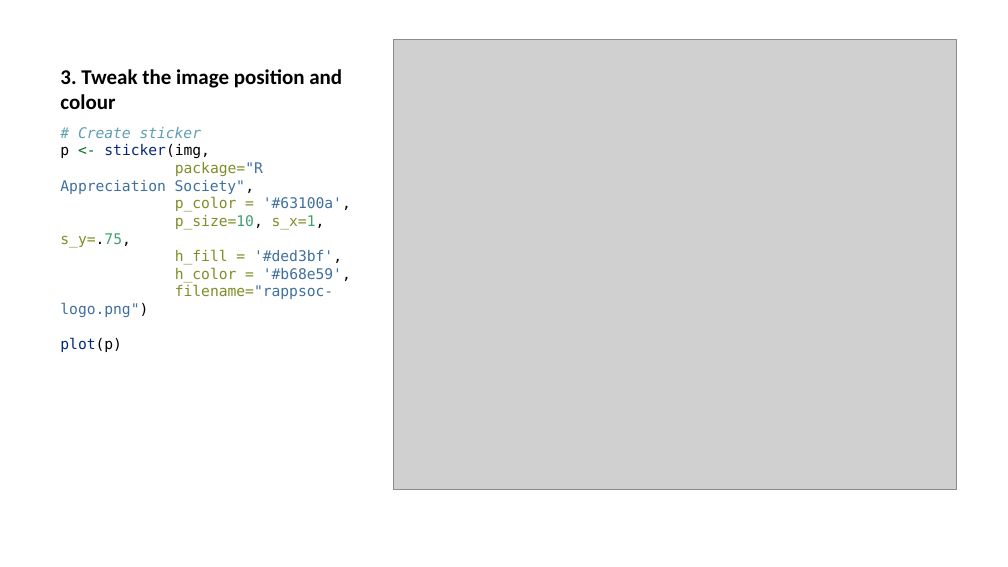
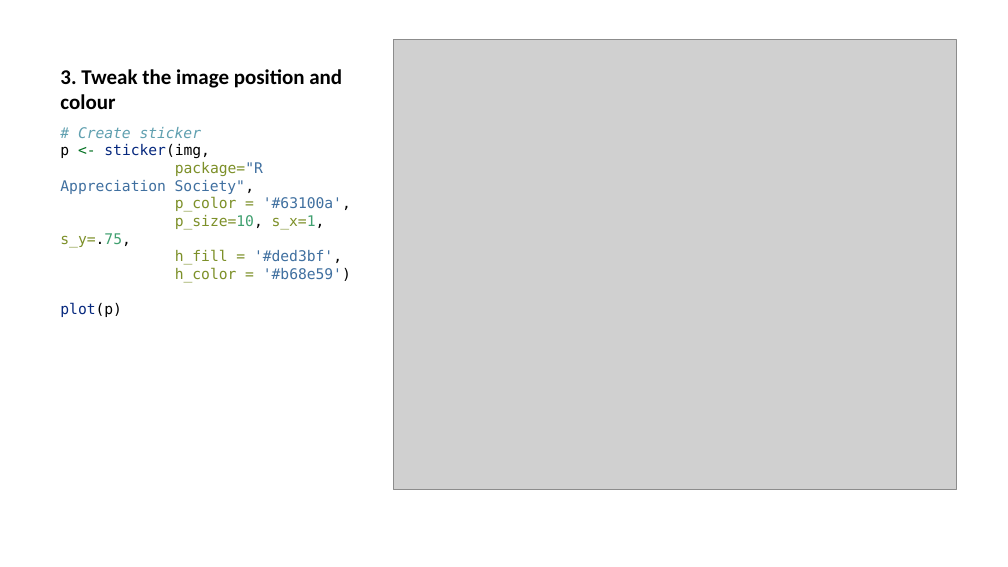
Before and after one commit to MarkHanly/hexSticker-RAppSoc, a slide deck: slide 8 of hex-sticker-slides.pptx. Drawn at 1008x567 pixels with LibreOffice and Linux fonts; fonts in the diff are those of the drawing; grey boxes stand for pictures. Boxes give left, top, right and bottom in pixels: in the first picture for what was removed or moved away, otherwise in the second. Text is boxed around its words. In the diff, an @@ line names an element or a change of style, - is before the commit and + after.

```diff
--- a/hex-sticker-slides.pptx
+++ b/hex-sticker-slides.pptx
@@ text at box(60, 127, 351, 317): text changed @@
-# Create sticker
-p <- sticker(img,
-package="R Appreciation Society",
-p_color = '#63100a',
-p_size=10, s_x=1, s_y=.75,
-h_fill = '#ded3bf',
-h_color = '#b68e59',
-filename="rappsoc-logo.png")
-plot(p)
+# Create sticker
+p <- sticker(img,
+package="R Appreciation Society",
+p_color = '#63100a',
+p_size=10, s_x=1, s_y=.75,
+h_fill = '#ded3bf',
+h_color = '#b68e59')
+plot(p)
```
Also in this commit, not shown: 1 other slide changed, 2 other files.
